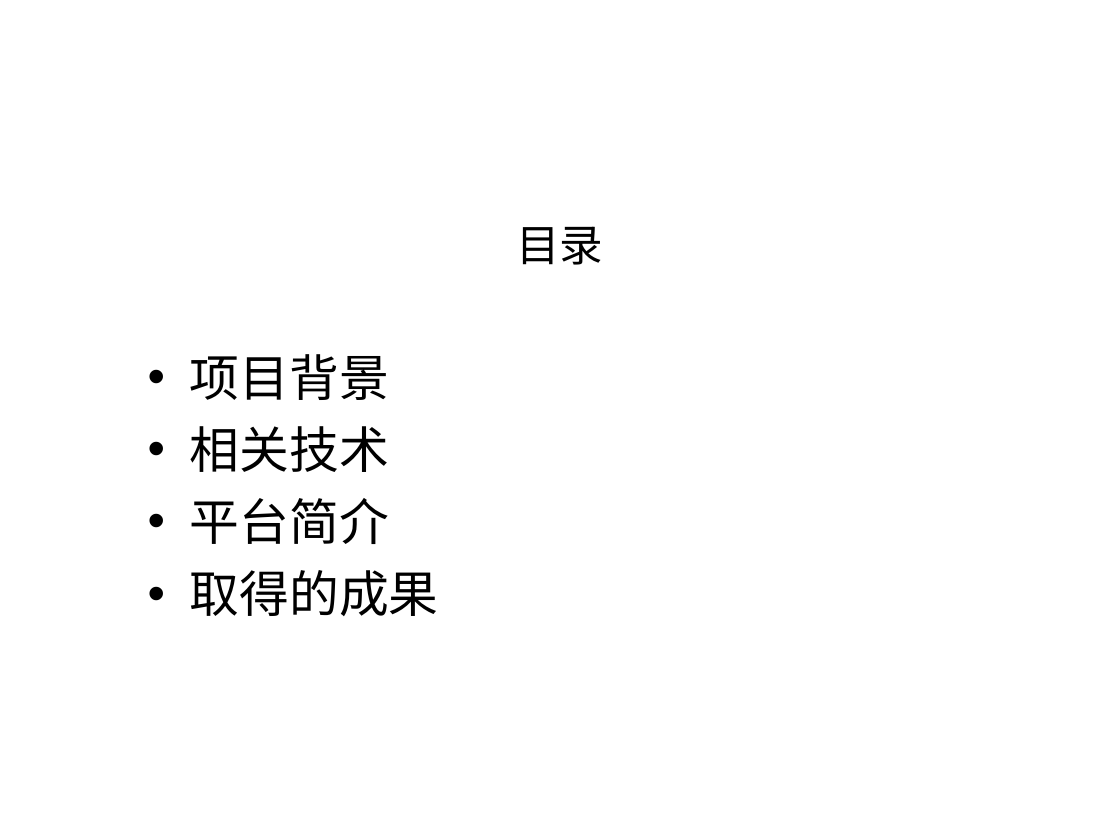
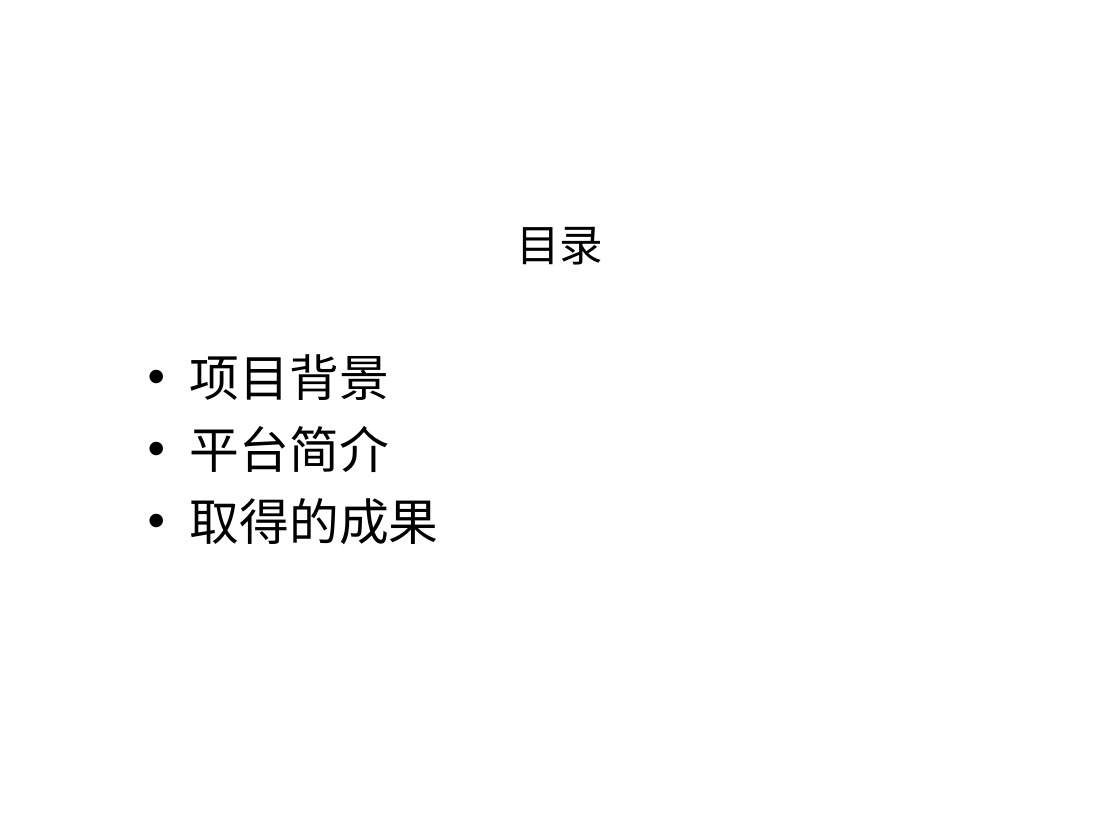
Before and after one commit to shqcandy/Report, a slide deck: slide 2 of 报告_v1.ppt. Drawn at 1120x840 pixels with LibreOffice and Linux fonts; fonts in the diff are those of the drawing; background and template pictures are left out. Boxes give left, top, right and bottom in pixels: in the first picture for what was removed or moved away, otherwise in the second. Text is boxed around its words. In the diff, an @@ line names an element or a change of style, - is before the commit and + after.

```diff
--- a/报告_v1.ppt
+++ b/报告_v1.ppt
@@ text at [190,426,389,472]: paragraph removed @@
-• 相关技术
```
Also in this commit, not shown: 9 other slides changed, 10 slides added, 22 slides removed, 22 other files.
